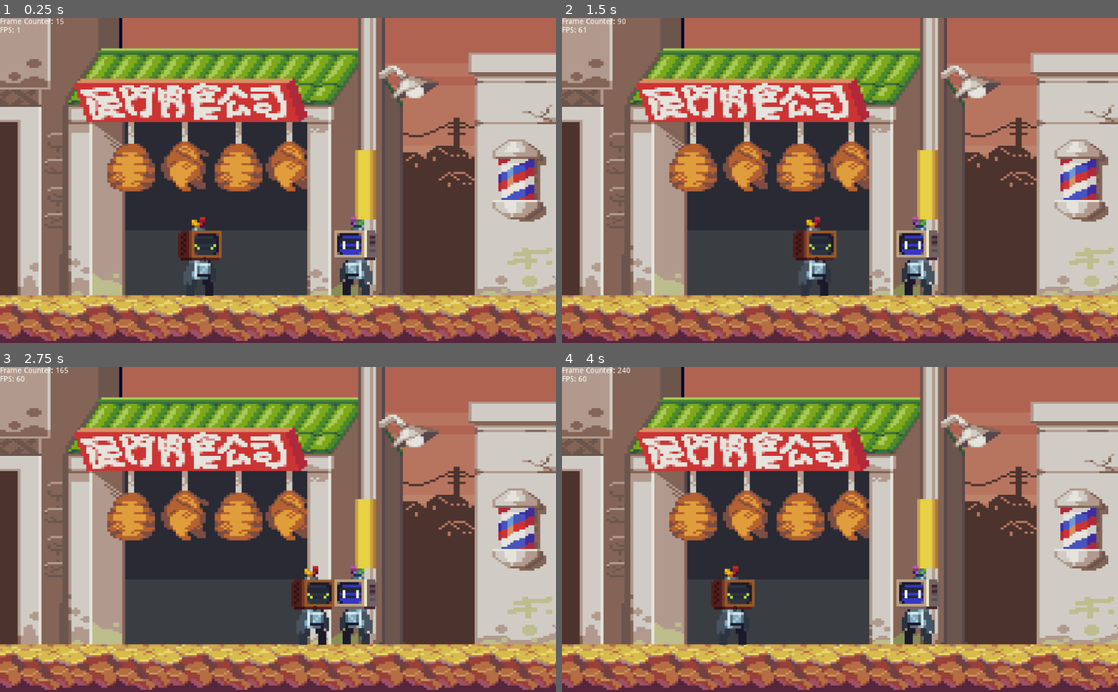
Above: before the commit, frames 1-4 (two rows, left to right).
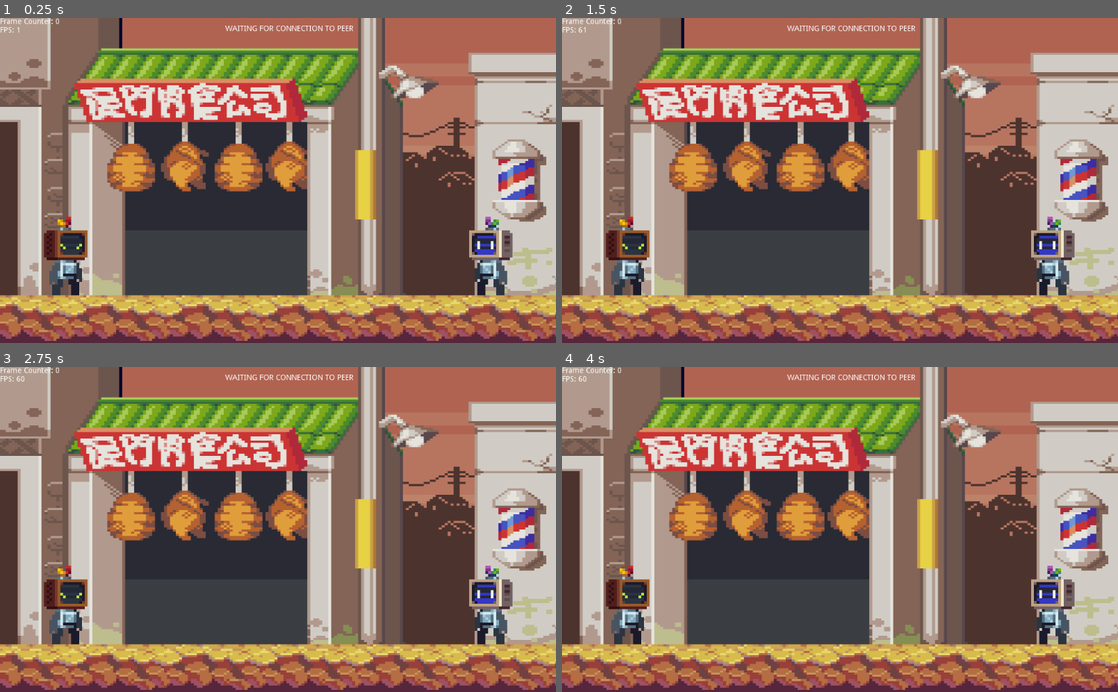
Above: after the commit, the same moments.

Repository: BasCandia/RollbackNetcodePeerToPeer
Game: Godot game, scene res://Scenes/Stage2DCollisions.tscn
Two runs of this game, one before a commit and one after it. Both use one fixed random seed, a clock stepped at 60 frames per second and the inputs below.
Inputs:
- Up to frame 1 (0.25 s): no input
- Up to frame 2 (1.5 s): tap Enter at 0.5 s; hold D 0.53-1.28 s; hold Enter 0.53-1.28 s; tap Space at 0.77, 0.8, 1.07, 1.25, 1.35 s; hold A from 1.28 s (still down)
- Up to frame 3 (2.75 s): tap Space at 1.52, 1.82 s; tap Enter at 1.55 s; release A at 2.03 s; hold D from 2.03 s (still down); hold Space from 2.03 s (still down); tap Z (GuardarDatos) at 2.1 s
- Up to frame 4 (4 s): release D at 2.78 s; release Space at 2.78 s; hold W 2.78-3.53 s; tap P (test_fin) at 2.85 s; tap Space at 3.02, 3.32 s; tap Enter at 3.05 s; hold A from 3.53 s (still down); hold Space from 3.53 s (still down); tap T (test_inicio) at 3.6 s

The runs differ from the first frame. In frame 1, 4.9% of the frame differs, in the area x 7-93%, y 0-86%; in frame 2, 4.9%; in frame 3, 5.1%; in frame 4, 4.9%.

Commit message:
Incorporacion de DelayBased Netcode

Diff:
--- a/Scenes/NetPlayer.tscn
+++ b/Scenes/NetPlayer.tscn
@@ -14,3 +14,14 @@
 [node name="CollisionShape2D" type="CollisionShape2D" parent="."]
 position = Vector2( 0, 12 )
 shape = SubResource( 1 )
+
+[node name="Label" type="Label" parent="."]
+margin_right = 40.0
+margin_bottom = 36.0
+custom_colors/font_color = Color( 0, 0, 0, 1 )
+
+[node name="RayCastFloor" type="RayCast2D" parent="."]
+position = Vector2( 0, 72 )
+enabled = true
+cast_to = Vector2( 0, 8 )
+collision_mask = 3
--- a/Scenes/Player2DCollisions.tscn
+++ b/Scenes/Player2DCollisions.tscn
@@ -13,7 +13,7 @@
 texture = ExtResource( 1 )
 
 [node name="CollisionShape2D" type="CollisionShape2D" parent="."]
-position = Vector2( 0, 12.1875 )
+position = Vector2( 0, 12 )
 shape = SubResource( 1 )
 
 [node name="Label" type="Label" parent="."]
--- a/Scenes/Stage2DCollisions.tscn
+++ b/Scenes/Stage2DCollisions.tscn
@@ -7,6 +7,8 @@
 [ext_resource path="res://Scenes/Wall2DCollisions.tscn" type="PackedScene" id=5]
 [ext_resource path="res://Sprites/wall.png" type="Texture" id=6]
 [ext_resource path="res://Scenes/NetPlayer.tscn" type="PackedScene" id=7]
+[ext_resource path="res://Scripts/NetPlayer.gd" type="Script" id=8]
+[ext_resource path="res://Scripts/StatusCheck.gd" type="Script" id=9]
 
 [sub_resource type="TileSet" id=1]
 0/name = "wall.png 0"
@@ -25,16 +27,19 @@
 0/z_index = 0
 
 [node name="Node2D" type="Node2D"]
+script = ExtResource( 9 )
 
 [node name="InputControl" type="Node" parent="."]
 script = ExtResource( 1 )
 
 [node name="LocalPlayer" parent="InputControl" instance=ExtResource( 2 )]
-position = Vector2( 368, 400 )
+position = Vector2( 121, 439 )
 script = ExtResource( 3 )
 
-[node name="NetPlayer" parent="." instance=ExtResource( 7 )]
-position = Vector2( 656, 440 )
+[node name="NetPlayer" parent="InputControl" instance=ExtResource( 7 )]
+position = Vector2( 904, 440 )
+collision_mask = 3
+script = ExtResource( 8 )
 
 [node name="StaticBody2D" parent="." instance=ExtResource( 5 )]
 visible = false
@@ -76,3 +81,11 @@
 margin_top = 16.0
 margin_right = 40.0
 margin_bottom = 30.0
+
+[node name="StatusLabel" type="Label" parent="."]
+margin_left = 415.0
+margin_top = 13.0
+margin_right = 651.0
+margin_bottom = 27.0
+text = "WAITING FOR PEER TO CONNECT"
+align = 1
--- /dev/null
+++ b/Scenes/Stage2DCollisionsCOPY.tscn
@@ -0,0 +1,49 @@
+[gd_scene load_steps=7 format=2]
+
+[ext_resource path="res://Scripts/InputControl.gd" type="Script" id=1]
+[ext_resource path="res://Scenes/Player2DCollisions.tscn" type="PackedScene" id=2]
+[ext_resource path="res://Scripts/LocalPlayer.gd" type="Script" id=3]
+[ext_resource path="res://Scripts/NetPlayer.gd" type="Script" id=4]
+[ext_resource path="res://Scenes/Wall2DCollisions.tscn" type="PackedScene" id=5]
+[ext_resource path="res://Scripts/StatusCheck.gd" type="Script" id=6]
+
+[node name="Node2D" type="Node2D"]
+script = ExtResource( 6 )
+
+[node name="InputControl" type="Node" parent="."]
+script = ExtResource( 1 )
+
+[node name="LocalPlayer" parent="InputControl" instance=ExtResource( 2 )]
+position = Vector2( 512, 490 )
+script = ExtResource( 3 )
+
+[node name="NetPlayer" parent="InputControl" instance=ExtResource( 2 )]
+position = Vector2( 512, 110 )
+script = ExtResource( 4 )
+
+[node name="StaticBody2D" parent="." instance=ExtResource( 5 )]
+position = Vector2( 513, 30 )
+scale = Vector2( 50, 1 )
+
+[node name="StaticBody2D2" parent="." instance=ExtResource( 5 )]
+position = Vector2( 512, 570 )
+scale = Vector2( 50, 1 )
+
+[node name="StaticBody2D3" parent="." instance=ExtResource( 5 )]
+position = Vector2( 984, 300 )
+scale = Vector2( 4, 10 )
+
+[node name="StaticBody2D4" parent="." instance=ExtResource( 5 )]
+position = Vector2( 40, 300 )
+scale = Vector2( 4, 10 )
+
+[node name="StatusLabel" type="Label" parent="."]
+margin_left = 357.0
+margin_top = 559.0
+margin_right = 668.0
+margin_bottom = 587.0
+text = "WAITING FOR CONNECTION TO PEER"
+align = 1
+__meta__ = {
+"_edit_use_anchors_": false
+}
--- a/Scripts/InputControl.gd
+++ b/Scripts/InputControl.gd
@@ -2,16 +2,35 @@
 extends Node
 
 #amount of input delay in frames
-var input_delay = 1
+var input_delay = 5
 #number of frame states to save in order to implement rollback (max amount of frames able to rollback)
 var rollback = 7
-
-var frame_num = 0 #ranges between 0-255 per circular input array cycle (cycle is every 256 frames)
-var frame_count = 0 #contador de frames
+#frame range of duplicate past input packets to send every frame (should be less than rollback)
+var dup_send_range = 5
+
+#tracks current game status
+enum Game {WAITING, PLAYING, END}
+var game = Game.WAITING
+var status = "" #for additional status label info
 
 var input_array = [] #array to hold 256 Inputs
 var state_queue = [] #queue for Frame_States of past frames (for rollback)
-
+var input_arrival_array = [] #256 boolean array, tracks if networked inputs for a given frame have arrived
+var input_viable_request_array = [] #256 boolean array, tracks if local inputs for a given frame are viable to be sent by request
+var input_array_mutex = Mutex.new()
+var input_viable_request_array_mutex = Mutex.new()
+
+var frame_num = 0 #ranges between 0-255 per circular input array cycle (cycle is every 256 frames)
+
+var input_received #boolean to communicate between threads if new inputs have been received
+var input_received_mutex = Mutex.new()
+
+var input_thread = null #thread to receive inputs over the network
+
+var UDPPeer = PacketPeerUDP.new()
+
+
+#MIAS
 #Pruebas
 var frame_ms_array = [] #Index es el numero de frame guardado, valor ping en ms
 #[NroPrueba][Frame] = valor de ms
@@ -20,43 +39,107 @@
 const MINUTO_FPS = 3600 #3600 frames a 60 fps es un minuto, para realizar pruebas y guardar valores de ping
 const CANT_PRUEBAS = 10 # 1-> 50ms 2->100ms 30->150ms y asi
 var frame_count_test = 0
-
-var canReset = true #for testing state reset
+var frame_count = 0
+
 
 #---classes---
 class Inputs:
 	#Indexing [0]: A, [1]: D,[2]: W, [3]: SPACE
 	#inputs by local player for a single frame
 	var local_input = [false, false, false, false]
-
-	func duplicate():
-		var duplicate = Inputs.new()
-		duplicate.local_input = self.local_input.duplicate()
-		return duplicate
+	#Entradas del jugador a travez de la red
+	var net_input = [false, false, false, false]
+	var encoded_local_input = 0
 
 
 class Frame_State:
-	var inputs #the Inputs of this state's frame
-	var frame #state's frame number according to 256 frame cycle number
-	var game_state #holds the values needed for tracking a game's state at a given frame.
-
-	func _init(_inputs : Inputs, _frame : int, _game_state : Dictionary):
-		inputs = _inputs
-		frame = _frame
-		game_state = _game_state #Dictionary of dictionaries
+	var local_input #inputs by local player for a single frame
+	var net_input #inputs by a player over network for a single frame
+	var frame #frame number according to 256 frame cycle number
+	var game_state #dictionary holds the values need for tracking a game's state at a given frame. Keys are child names.
+	var actual_input #boolean, whether the state contains guessed input (false) or actual input (true) from networked player
+
+	func _init(_local_input : Array, _net_input : Array, _frame : int, _game_state : Dictionary, _actual_input : bool):
+		self.local_input = _local_input #Array of booleans
+		self.net_input = _net_input #Array of booleans
+		self.frame = _frame
+		self.game_state = _game_state #Dictionary of dictionaries
 		#game_state keys are child names, values are their individual state dictionaries
-		#state dicts: Keys are state var names (e.g. x, y), values are the var values
+		#states: Keys are state vars of the children (e.g. x, y), values are the var values
+		self.actual_input = _actual_input
 
 #---functions---
+func thr_network_inputs(_userdata): #thread function to read inputs from network
+	var result = null
+	while(true):
+		result = UDPPeer.get_packet() #receive a single packet
+		if result:
+			match result[0]: #switch statement for header byte
+				0: #input received
+					if result.size() == 3: #check for complete packet (no bytes lost)
+						input_array_mutex.lock()
+						if input_arrival_array[result[1]] == false: #if a non-duplicate input arrives for a frame
+							input_array[result[1]].net_input = [
+									bool(result[2] & 1),
+									bool(result[2] & 2),
+									bool(result[2] & 4),
+									bool(result[2] & 8),
+									bool(result[2] & 16)]
+							input_arrival_array[result[1]] = true
+							input_received_mutex.lock()
+							input_received = true
+							if game == Game.WAITING:
+								game = Game.PLAYING
+							input_received_mutex.unlock()
+						input_array_mutex.unlock()
+
+				1: #request for input received
+					if result.size() == 3: #check for complete packet (no bytes lost)
+						var frame = result[1]
+						input_viable_request_array_mutex.lock()
+						while (frame != result[2]): #send inputs for requested frame and newer past frames
+							if input_viable_request_array[frame] == false:
+								break #do not send invalid inputs from future frames
+							UDPPeer.put_packet(PoolByteArray([0, frame, input_array[frame].encoded_local_input]))
+							frame = (frame + 1)%256
+						input_viable_request_array_mutex.unlock()
+
+				2: #game start
+					if result.size() == 2: #check for complete packet (no bytes lost)
+						if game == Game.WAITING:
+							input_received_mutex.lock()
+							input_received = true
+							game = Game.PLAYING
+							input_received_mutex.unlock()
+						elif (result[1] == 0):
+							UDPPeer.put_packet(PoolByteArray([2, 1])) #send ready handshake to opponent
+
+				3: #game end
+					if game == Game.PLAYING:
+						input_received_mutex.lock()
+						game = Game.END
+						input_received_mutex.unlock()
+		else:
+			UDPPeer.wait()
+
 func _ready():
-	#initialize input array
+	#initialize arrays
 	for _x in range (0, 256):
 		input_array.append(Inputs.new())
+		input_arrival_array.append(false)
+		input_viable_request_array.append(false)
 
 	#initialize state queue
 	for _x in range (0, rollback):
-		#empty input, frame 0, inital game state
-		state_queue.append(Frame_State.new(Inputs.new(), 0, get_game_state()))
+		#empty local input, empty net input, frame 0, inital game state, treat initial empty inputs as true
+		state_queue.append(Frame_State.new([], [], 0, get_game_state(), true))
+
+	for i in range (1, rollback + 100):
+		input_arrival_array[-i] = true # for initialization, pretend all "previous" inputs arrived
+
+	for i in range (0, input_delay):
+		input_arrival_array[i] = true # assume empty inputs at game start input_delay window
+		input_viable_request_array[i] = true
 
 	for _x in range(0,CANT_PRUEBAS):
 		var row = []
@@ -65,9 +148,35 @@
 			row.append(column)
 		frame_ms_array.append(row)
 
+	input_received = false #network thread will set to true when a networked player is found.
+
+	#set up networking thread
+	UDPPeer.listen(241, "*")
+	UDPPeer.set_dest_address("::1", 240) #::1 is localhost
+	input_thread = Thread.new()
+	input_thread.start(self, "thr_network_inputs", null, 2)
+
 
 func _physics_process(_delta):
-	handle_input()
+	input_received_mutex.lock()
+	if (input_received):
+		#if the net input for the current frame has not arrived, then DELAY
+		if input_arrival_array[frame_num] == false:
+			input_received = false #wait until actual net input is received
+			input_received_mutex.unlock()
+			UDPPeer.put_packet(PoolByteArray([1, state_queue[0].frame, (frame_num + 1)%256])) #send request for needed input
+			status = "DELAY: Waiting for net input. frame_num: " + str(frame_num)
+		else:
+			input_received_mutex.unlock()
+			status = ""
+			handle_input()
+	else:
+		input_received_mutex.unlock()
+		if (game == Game.WAITING): #search for networked player
+			UDPPeer.put_packet(PoolByteArray([2, 0])) #send ready handshake to opponent
+		else:#send request for needed inputs for past frames
+			UDPPeer.put_packet(PoolByteArray([1, state_queue[0].frame, (frame_num + 1)%256])) #send request for needed input
+
 	#Seteo y modificacion por Frame del Contador de Frames y FPS
 	var Frame_Counter_Label = get_parent().get_node("Frame_Counter_Label")
 	var FPS = get_parent().get_node("FPS")
@@ -85,19 +194,30 @@
 
 func handle_input(): #get inputs, call child functions
 	var pre_game_state = get_game_state()
-
+	var actual_input = true
+
+	var current_input = null
+
+	var local_input = [false, false, false, false]
+	var encoded_local_input = 0
 	frame_start_all()
 
 	#record local inputs
-	var local_input = [false, false, false, false]
-	if Input.is_key_pressed(KEY_A):
+	if Input.is_key_pressed(KEY_A): #Posible error en encoded_local_input
 		local_input[0] = true
+		encoded_local_input += 2
 	if Input.is_key_pressed(KEY_D):
 		local_input[1] = true
+		encoded_local_input += 8
 	if Input.is_key_pressed(KEY_W):
 		local_input[2] = true
+		encoded_local_input += 1
 	if Input.is_key_pressed(KEY_SPACE):
 		local_input[3] = true
+		encoded_local_input += 16
+	if Input.is_key_pressed(KEY_ESCAPE):
+		game = Game.END
+		UDPPeer.put_packet(PoolByteArray([3])) #send game end signal to peer
 	if Input.is_action_just_pressed("test_inicio"):
 		nro_prueba += 1
 		print("Prueba Nro: "+ str(nro_prueba))
@@ -109,31 +229,46 @@
 	if Input.is_action_just_pressed("GuardarDatos"):
 		GuardarDatos()
 
+	input_array_mutex.lock()
 
 	input_array[(frame_num + input_delay) % 256].local_input = local_input
+	input_array[(frame_num + input_delay) % 256].encoded_local_input = encoded_local_input
 	frame_count += 1
 
-	var current_input = input_array[frame_num].duplicate()
-
-	#testing resetting of state
-	if Input.is_key_pressed(KEY_ENTER):
-# warning-ignore:standalone_expression
-		canReset && reset_state_all(state_queue[0].game_state)
-		canReset = false
-	else:
-		canReset = true
-
-	input_update_all(current_input) #update children with current input
-	frame_end_all()
+	#send inputs over network
+	for i in dup_send_range + 1: #send inputs for current frame as well as duplicates of past frame inputs
+		UDPPeer.put_packet(PoolByteArray([0, (frame_num + input_delay - i) % 256,
+				input_array[(frame_num + input_delay - i) % 256].encoded_local_input]))
+
+	input_array_mutex.unlock()
+
+	#the input from the current frame can now be sent by request
+	input_viable_request_array_mutex.lock()
+	input_viable_request_array[(frame_num + input_delay) % 256] = true
+	input_viable_request_array_mutex.unlock()
+
+	current_input = Inputs.new()
+	input_array_mutex.lock()
+
+	current_input.local_input = input_array[frame_num].local_input.duplicate()
+	current_input.net_input = input_array[frame_num].net_input.duplicate()
+	input_arrival_array[frame_num - (256 - (input_delay*2 + rollback + 1))] = false #reset input arrival boolean for old frame
+	input_array_mutex.unlock()
+
+	input_viable_request_array_mutex.lock()
+	input_viable_request_array[frame_num - (rollback*2 + input_delay + 1)] = false #old input is not viable for requests
+	input_viable_request_array_mutex.unlock()
+
+	input_update_all(current_input, pre_game_state) #update with current input
+	execute_all() #implement all applied updates/inputs to all child objects
 
 	#store current frame state into queue
-	state_queue.append(Frame_State.new(current_input, frame_num, pre_game_state))
+	state_queue.append(Frame_State.new(current_input.local_input, current_input.net_input, frame_num, pre_game_state, actual_input))
 
 	#remove oldest state from queue
 	state_queue.pop_front()
 
-	frame_num = (frame_num + 1)%256 #increment frame_num cycle
-
+	frame_num = (frame_num + 1)%256 #increment frame_num
 
 func frame_start_all():
 	for child in get_children():
@@ -145,21 +280,21 @@
 		child.reset_state(game_state)
 
 
-func input_update_all(input : Inputs):
-	for child in get_children():
-		child.input_update(input)
-
-
-func frame_end_all():
-	for child in get_children():
-		child.frame_end()
+func input_update_all(input : Inputs, game_state : Dictionary):
+	for child in get_children():
+		child.input_update(input, game_state)
+
+
+func execute_all():
+	for child in get_children():
+		child.execute()
 
 
 func get_game_state():
 	var state = {}
 	for child in get_children():
 		state[child.name] = child.get_state()
-	return state.duplicate(true) #deep duplicate to copy all nested dictionaries by value
+	return state.duplicate(true) #deep duplicate to copy all nested dictionaries by value instead of by reference
 
 func GuardarDatos():
 	var texto = ""
--- a/Scripts/LocalPlayer.gd
+++ b/Scripts/LocalPlayer.gd
@@ -5,9 +5,11 @@
 const JUMP_HEIGHT = -190
 
 var counter = -1 #testing value
+var updateCounter = counter
 var rectExtents = null
 var collisionMask = null
 var label = null
+
 #salto
 var canJump = true
 
@@ -23,21 +25,30 @@
 	if game_state.has(name):
 		position.x = game_state[name]['x']
 		position.y = game_state[name]['y']
-		counter = game_state[name]['counter']
+		updateCounter = game_state[name]['counter']
 		collisionMask = game_state[name]['collisionMask']
 	else:
-		free()
+		free() #delete from memory
 
 
 func frame_start():
-	#code to run at beginning of frame
+	#set update vars to current values
+	updateCounter = counter
 	collisionMask = Rect2(Vector2(position.x - rectExtents.x, position.y - rectExtents.y), Vector2(rectExtents.x, rectExtents.y) * 2)
 
 
-func input_update(input):
+func input_update(input, game_state : Dictionary):
 	#calculate state of object for the given input
 	var vect = Vector2(0, 0)
 	vect.y += GRAVITY
+
+	#Quisas no necesite este trozo en mi version
+	#Collision detection for moving objects that can pass through each other
+	for object in game_state:
+		if object != name:
+			if collisionMask.intersects(game_state[object]['collisionMask']):
+				updateCounter += 1
+
 	if input.local_input[0]: #A
 		vect.x -= 10
 
@@ -45,14 +56,13 @@
 		vect.x += 10
 
 	if ($RayCastFloor.is_colliding()):
-			canJump = true
+		canJump = true
 	if input.local_input[2]: #W JUMP
 		if(canJump):
 			canJump=false
-			vect.y = JUMP_HEIGHT
+			vect.y += JUMP_HEIGHT
 	if input.local_input[3]: #SPACE
 		counter = counter/2
-
 
 	#move_and_collide for "solid" stationary objects
 	var collision = move_and_collide(vect)
@@ -62,12 +72,16 @@
 
 	collisionMask = Rect2(Vector2(position.x - rectExtents.x, position.y - rectExtents.y), Vector2(rectExtents.x, rectExtents.y) * 2)
 
-
-func frame_end():
-	#code to run at end of frame (after all input_update calls)
+func execute():
+	#execute calculated state of object for current frame
+	counter = updateCounter
 	label.text = str(counter)
 
+#Elimina esta funcion
+#func frame_end():
+#	#code to run at end of frame (after all input_update calls)
+#	label.text = str(counter)
 
 func get_state():
 	#return dict of state variables to be stored in Frame_States
-	return {'x': position.x, 'y': position.y, 'counter': counter, 'collisionMask': collisionMask}
+	return {'x': position.x, 'y': position.y, 'counter': updateCounter, 'collisionMask': collisionMask}
--- /dev/null
+++ b/Scripts/NetPlayer.gd
@@ -0,0 +1,37 @@
+#By Jon Chau
+extends "res://Scripts/LocalPlayer.gd"
+
+func input_update(input, game_state):
+	#calculate state of object for the given input
+	var vect = Vector2(0, 0)
+	vect.y += GRAVITY
+
+	#Quisas no necesite este trozo en mi version
+	#Collision detection for moving objects that can pass through each other
+	for object in game_state:
+		if object != name:
+			if collisionMask.intersects(game_state[object]['collisionMask']):
+				updateCounter += 1
+
+	if input.net_input[3]: #A
+		vect.x += 10
+
+	if input.net_input[1]: #D
+		vect.x -= 10
+
+	if ($RayCastFloor.is_colliding()):
+		canJump = true
+	if input.net_input[0]: #W JUMP
+		if(canJump):
+			canJump=false
+			vect.y += JUMP_HEIGHT
+	if input.local_input[3]: #SPACE
+		counter = counter/2
+
+	#move_and_collide for "solid" stationary objects
+	var collision = move_and_collide(vect)
+	if collision:
+		vect = vect.slide(collision.normal)
+		move_and_collide(vect)
+
+	collisionMask = Rect2(Vector2(position.x - rectExtents.x, position.y - rectExtents.y), Vector2(rectExtents.x, rectExtents.y) * 2)
--- /dev/null
+++ b/Scripts/StatusCheck.gd
@@ -0,0 +1,19 @@
+#By Jon Chau
+extends Node
+
+var inputControl
+var statusLabel
+enum Game {WAITING, PLAYING, END}
+
+func _ready():
+	inputControl = get_node("InputControl")
+	statusLabel = get_node("StatusLabel")
+
+func _physics_process(_delta):
+	match inputControl.game:
+		Game.WAITING:
+			statusLabel.text = "WAITING FOR CONNECTION TO PEER"
+		Game.PLAYING:
+			statusLabel.text = "CONNECTED TO PEER.\n" + str(inputControl.status)
+		Game.END:
+			statusLabel.text = "THE GAME HAS ENDED. DISCONNECTED FROM PEER"
Not shown: 1 places in Scenes/Stage2DCollisions.tscn that only renumber resources
Not shown, removed: Test.txt
Not shown, added: export_presets.cfg
Not shown, added: TestCL.exe
Not shown, added: TestCL.pck
Not shown, added: TestSV.exe
Not shown, added: TestSV.pck
